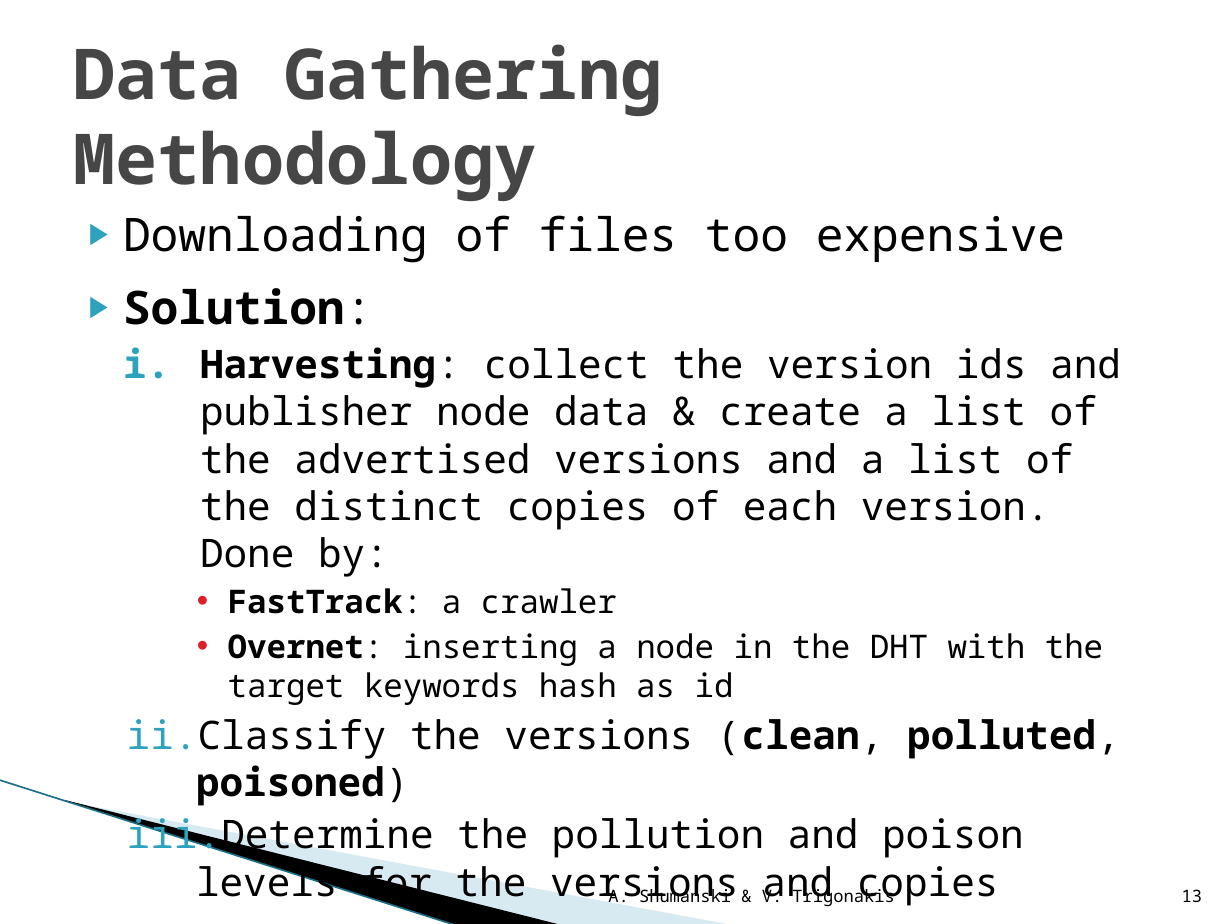
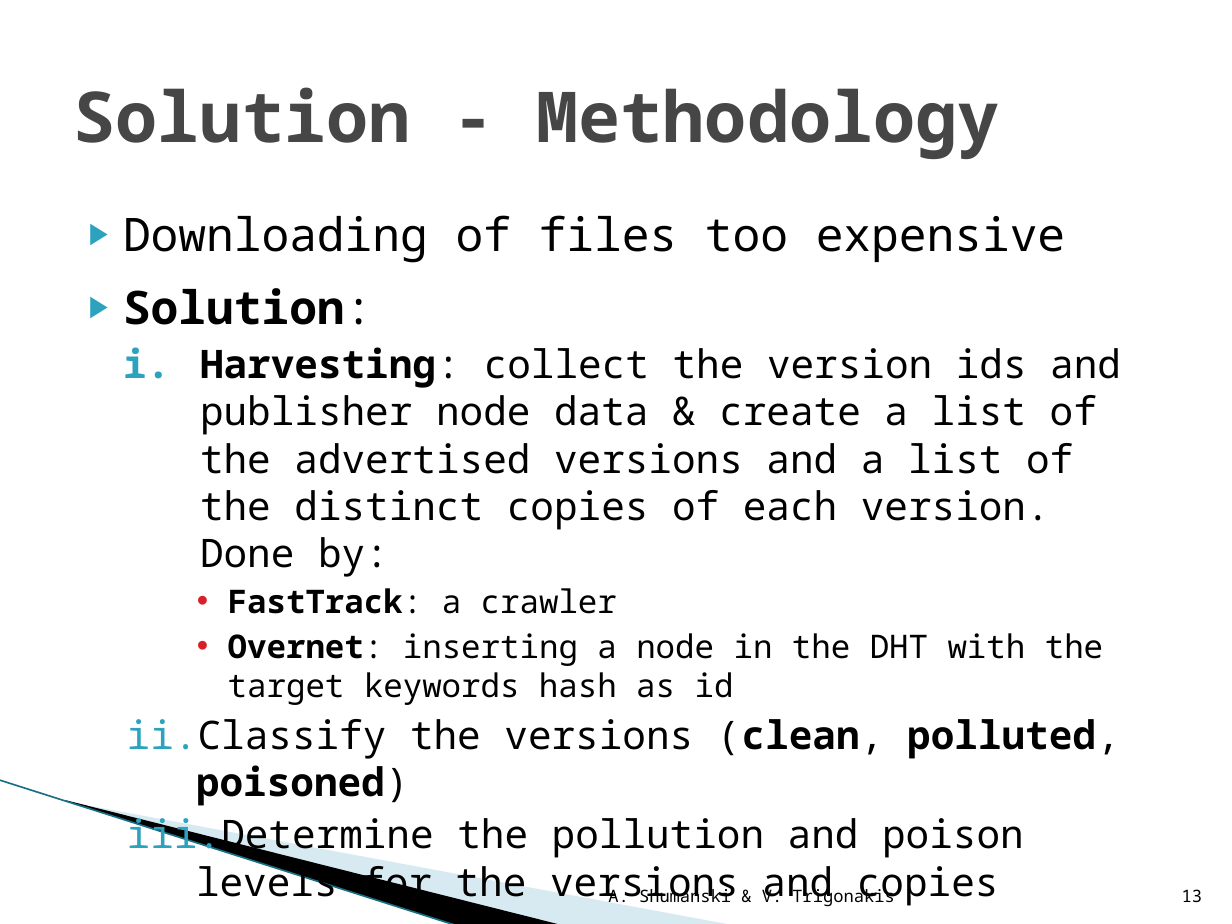
Before and after one commit to WinLAFS/kthsedsav, a slide deck: slide 13 of P2P/labs/documents/presentation/The Index Poisoning Attack in P2P File Sharing.pptx. Drawn at 1232x924 pixels with LibreOffice and Linux fonts; fonts in the diff are those of the drawing; background and template pictures are left out. Boxes give left, top, right and bottom in pixels: in the first picture for what was removed or moved away, otherwise in the second. Text is boxed around its words. In the diff, an @@ line names an element or a change of style, - is before the commit and + after.

```diff
--- a/P2P/labs/documents/presentation/The Index Poisoning Attack in P2P File Sharing.pptx
+++ b/P2P/labs/documents/presentation/The Index Poisoning Attack in P2P File Sharing.pptx
@@ title at (x1=74, y1=87, x2=1000, y2=159): text changed @@
-Data Gathering Methodology
+Solution - Methodology
```
Also in this commit, not shown: 17 other slides changed, 1 slide added, 2 other files.
